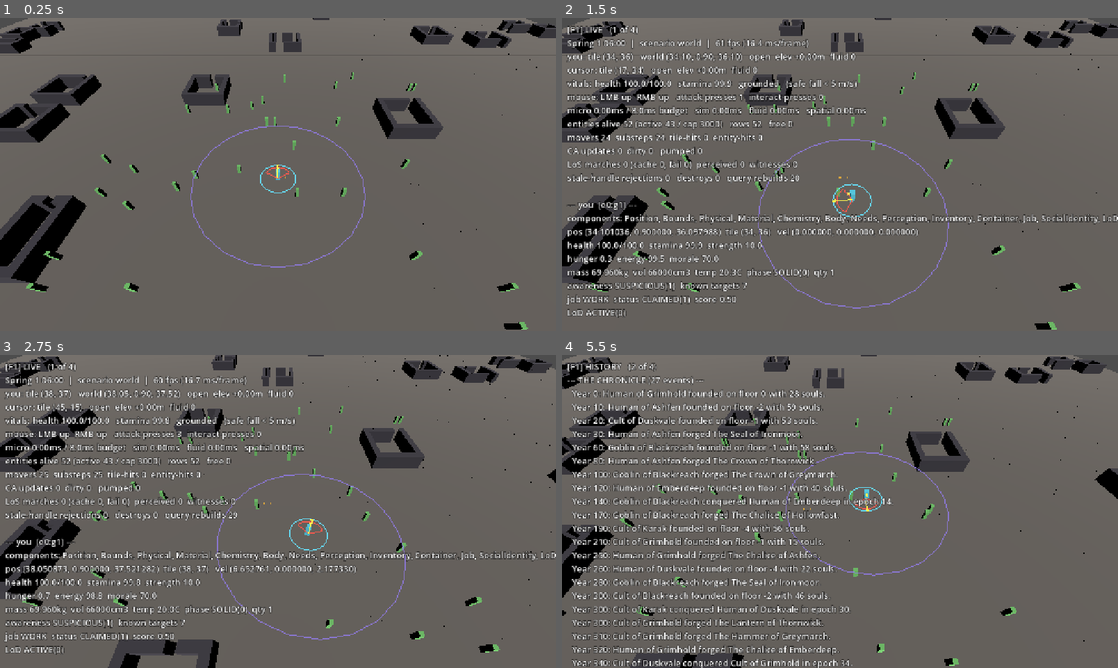
Above: before the commit, frames 1-4 (two rows, left to right).
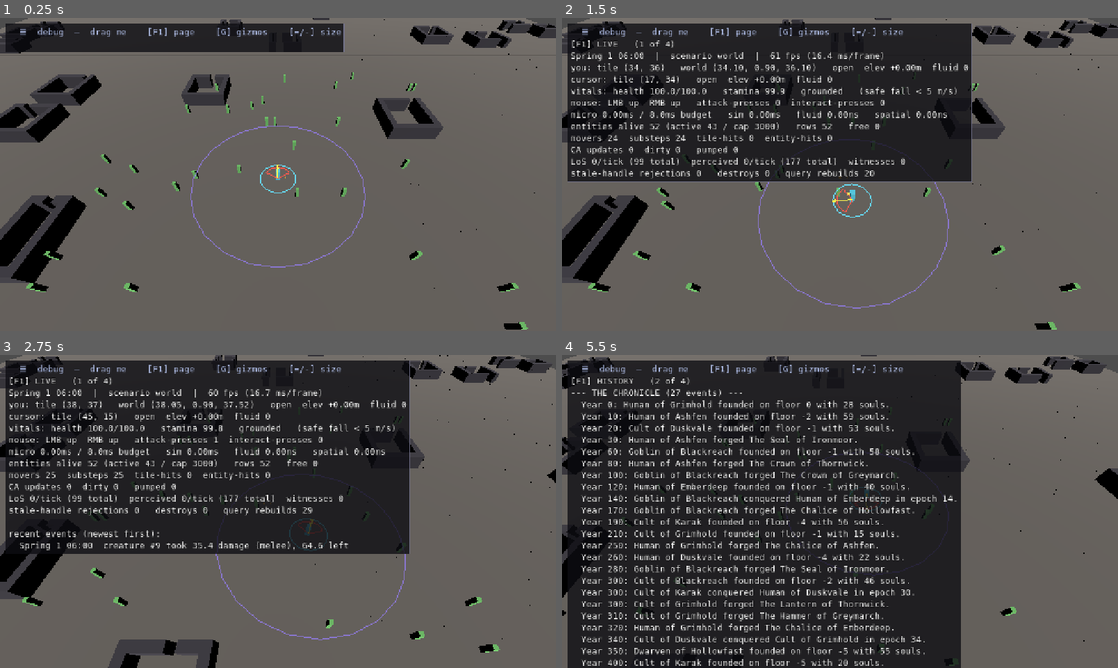
Above: after the commit, the same moments.

Repository: earchibald/ambition
Game: Godot game, scene res://viewer/Main.tscn
Same seed, same stepped clock (60 frames per second), same inputs: the game is played once before the commit and once after it.
Inputs (mouse positions are in pixels of both pictures, inside the frame that each line leads up to):
- Up to frame 1 (0.25 s): no input
- Up to frame 2 (1.5 s): tap Enter at 0.5 s; move the mouse to (962, 158) at 0.52 s; hold D (move_right) 0.53-1.25 s; click (962, 158) at 0.6 s; tap Tab (inspect) at 0.8 s; drag from (728, 190) to (812, 237) at 1.27 s
- Up to frame 3 (2.75 s): move the mouse to (333, 442) at 2.02 s; hold D (move_right) from 2.03 s (still down); tap E (interact) at 2.1 s; click (333, 442) at 2.3 s
- Up to frame 4 (5.5 s): release D (move_right) at 2.75 s; drag from (812, 574) to (673, 464) at 2.77 s; move the mouse to (1006, 558) at 3.52 s; hold A (move_left) 3.53-4.25 s; right-click (1006, 558) at 3.6 s; click (1006, 558) at 3.67 s; tap E (interact) at 3.8, 5.1 s; tap F1 (cycle_debug_page) at 4.15 s; drag from (673, 464) to (756, 433) at 4.27 s; move the mouse to (867, 511) at 5.02 s; hold S (move_back) from 5.03 s (still down); click (867, 511) at 5.17 s; tap Tab (inspect) at 5.3 s

The runs differ from the first frame. In frame 1, 5.2% of the frame differs, in the area x 1-62%, y 1-11%; in frame 2, 38%; in frame 3, 45%; in frame 4, 64%, in the area x 1-72%, y 1-100%.

Commit message:
Draggable monospace debug panel, bigger window, and honest perception counters
FOUR THINGS, all reported from play.

THE WINDOW WAS A POSTAGE STAMP on a high-DPI laptop. The window now opens at
1728x972 while 1280x720 stays the layout reference `canvas_items` scales
against, so the design basis is unchanged and the window is simply bigger.

THE MAP WAS RAGGED because the overlay used a proportional font. A map is a grid
of characters; in a proportional font the columns do not line up and it stops
being a map. The panel now requests a system monospace by name, so it does not
depend on a font asset shipping with the project.

That exposed a second, smaller cause: row labels were "y=-4" and "y=0", and that
single minus sign raggeds the right-hand edge on its own. Padded, and a test now
asserts every map row is the same character width — the property, not the font.

THE OVERLAY IS NOW A DRAGGABLE, NON-MODAL PANEL. It used to be text painted on
the top-left corner with no way to move it off whatever you were trying to look
at, and a click on it went straight through and swung a weapon. Grab the header
to move it; clicks on the panel belong to the panel.

The input bridge POLLS `Input.is_action_just_pressed` rather than consuming
events, so marking an event handled does not reach it — it asks `wants_mouse()`
instead. Dragging is handled in `_input` rather than `_gui_input` because the
pointer routinely leaves the header mid-drag, and a Control stops receiving
`_gui_input` the moment it does.

FRAME RATE now heads the panel, as asked.

PERCEPTION WAS NEVER BROKEN — the display was lying. The counters reset every
tick and awareness tiering means most ticks do no work, so the overlay showed
"LoS marches 0, perceived 0" while the system was working perfectly: a probe
found 185 sight checks, 101 LoS marches and awareness correctly at SUSPICIOUS.
Cumulative totals are now shown beside the per-tick figures. A working system
that reads as broken costs more play-testing time than a broken one, because
nobody investigates a number that looks fine.

AND A REAL ORDERING BUG the panel work uncovered: Godot readies CHILDREN before
their parent, so `DebugOverlay._ready` ran before `Main._ready` initialised
DebugFlags. Every flag the overlay read was a default — a font size set in
debug_config.json silently never applied. The overlay now initialises the flags
itself, which is idempotent and removes the ordering dependency entirely.

Verified: gdlint clean, 26 scripts / 332 tests / 332 passing, boot sentinel
present, and both the panel and the aligned map inspected in rendered frames.

Co-Authored-By: Claude Opus 5 <noreply@anthropic.com>
Claude-Session: https://claude.ai/code/session_01ABZxAY4TbKpt8SS9ENxdQ3

Diff:
--- a/ecs/data_models/debug_flags.gd
+++ b/ecs/data_models/debug_flags.gd
@@ -37,6 +37,9 @@
 ## scope doc budgets at under 2 seconds, kept reachable because it is the loop paid ~50 times
 ## a day while iterating on movement and combat.
 static var boot_scenario: StringName = &"world"
+## Overlay page index the game opens on. Only useful for capturing a specific page in a headless
+## render; the default is the live counters.
+static var boot_overlay_page: int = 0
 
 static var _loaded: bool = false
 
@@ -83,6 +86,7 @@
 	trace_capacity = int(parsed.get("trace_capacity", trace_capacity))
 	gizmos_enabled = bool(parsed.get("gizmos_enabled", gizmos_enabled))
 	boot_scenario = StringName(parsed.get("boot_scenario", String(boot_scenario)))
+	boot_overlay_page = int(parsed.get("boot_overlay_page", boot_overlay_page))
 	overlay_font_size = clampi(
 		int(parsed.get("overlay_font_size", overlay_font_size)),
 		MIN_OVERLAY_FONT_SIZE,
@@ -101,6 +105,7 @@
 		"overlay_font_size": overlay_font_size,
 		"gizmos_enabled": gizmos_enabled,
 		"boot_scenario": String(boot_scenario),
+		"boot_overlay_page": boot_overlay_page,
 	}
 
 
--- a/ecs/systems/perception_system.gd
+++ b/ecs/systems/perception_system.gd
@@ -19,6 +19,16 @@
 const MAX_LISTENERS_PER_EVENT: int = 16
 
 # --- Observability ---
+## CUMULATIVE totals, never reset.
+##
+## The per-tick counters below are zeroed every `run`, and awareness tiering means most ticks do
+## no work at all — so the overlay routinely showed "LoS marches 0, perceived 0" while perception
+## was functioning perfectly. A working system that reads as broken costs more play-testing time
+## than a broken one, because nobody investigates a number that looks fine.
+var total_sight_checks: int = 0
+var total_los_marches: int = 0
+var total_perceived: int = 0
+
 var sight_checks: int = 0
 var los_marches: int = 0
 var los_cache_hits: int = 0
@@ -89,6 +99,7 @@
 	for i in limit:
 		var other: int = ordered[i][1]
 		sight_checks += 1
+		total_sight_checks += 1
 		var target_pos: Vector3 = ECSManager.position_of(other)
 
 		# Cheap rejects before the expensive march.
@@ -104,6 +115,7 @@
 			continue
 		perception.note_target(ECSManager.handle_of(other), target_pos)
 		targets_perceived += 1
+		total_perceived += 1
 		if perception.awareness_state == ECSEnums.AwarenessState.UNAWARE:
 			perception.awareness_state = ECSEnums.AwarenessState.SUSPICIOUS
 
@@ -119,6 +131,7 @@
 		los_cache_hits += 1
 		return _los_cache[key]
 	los_marches += 1
+	total_los_marches += 1
 	var visible: bool = GridDDA.has_line_of_sight(from, to, chunk)
 	_los_cache[key] = visible
 	return visible
@@ -266,6 +279,9 @@
 func counters() -> Dictionary:
 	return {
 		"sight_checks": sight_checks,
+		"total_sight_checks": total_sight_checks,
+		"total_los_marches": total_los_marches,
+		"total_perceived": total_perceived,
 		"los_marches": los_marches,
 		"los_cache_hits": los_cache_hits,
 		"los_failures": los_failures,
--- a/project.godot
+++ b/project.godot
@@ -35,6 +35,11 @@
 ; reference resolution below; 3D still renders at native resolution.
 window/size/viewport_width=1280
 window/size/viewport_height=720
+; The WINDOW is bigger than the design reference. 1280x720 stays the layout basis that
+; `canvas_items` scales against, while the actual window opens at 1728x972 — a 1280x720 window on
+; a high-DPI laptop is a postage stamp.
+window/size/window_width_override=1728
+window/size/window_height_override=972
 window/stretch/mode="canvas_items"
 window/stretch/aspect="expand"
 
--- a/tests/test_world_inspector.gd
+++ b/tests/test_world_inspector.gd
@@ -110,3 +110,38 @@
 ## The pages must be reachable, or the whole inspector is as invisible as what it inspects.
 func test_the_page_cycle_key_is_mapped() -> void:
 	assert_true(InputMap.has_action(&"cycle_debug_page"), "F1 cycles the overlay pages")
+
+
+## MONOSPACE IS NOT COSMETIC. The map is a grid of characters; in a proportional font its columns
+## do not line up and it stops being a map. Every row must therefore be the same width.
+func test_the_map_rows_are_all_the_same_width() -> void:
+	var rows: Array[String] = []
+	for line in WorldInspector.map_text().split("\n"):
+		if line.contains("y="):
+			rows.append(line)
+	assert_gt(rows.size(), 1, "the map has rows")
+	for line in rows:
+		assert_eq(
+			line.length(), rows[0].length(), "every map row is the same character width"
+		)
+
+
+## The panel reads DebugFlags in `_ready`, and Godot readies CHILDREN BEFORE their parent — so it
+## used to run before `Main._ready` initialised them. Every flag read a default, and a font size
+## set in debug_config.json silently never applied.
+func test_the_overlay_initialises_flags_itself() -> void:
+	var overlay: DebugOverlay = DebugOverlay.new()
+	add_child_autofree(overlay)
+	assert_gte(
+		DebugFlags.overlay_font_size,
+		DebugFlags.MIN_OVERLAY_FONT_SIZE,
+		"flags are loaded by the time the panel is built"
+	)
+
+
+## Clicking the panel must not swing a weapon at whatever is behind it.
+func test_the_panel_claims_the_mouse_when_the_pointer_is_over_it() -> void:
+	var overlay: DebugOverlay = DebugOverlay.new()
+	add_child_autofree(overlay)
+	overlay.visible = false
+	assert_false(overlay.wants_mouse(), "a hidden panel never claims input")
--- a/ui/debug/debug_overlay.gd
+++ b/ui/debug/debug_overlay.gd
@@ -21,7 +21,11 @@
 ## How many outcome events the feed keeps. Enough to see a fight, short enough to read.
 const FEED_CAPACITY: int = 8
 
+var _panel: PanelContainer = null
+var _header: Label = null
 var _label: Label = null
+var _dragging: bool = false
+var _drag_offset: Vector2 = Vector2.ZERO
 var _selected_row: int = -1
 var _accumulator: float = 0.0
 var _feed: Array[String] = []
@@ -32,14 +36,13 @@
 
 
 func _ready() -> void:
-	_label = Label.new()
-	_label.position = Vector2(12, 12)
-	# Dark outline: the overlay is drawn over a mid-grey stone floor, and unoutlined light text
-	# on it is barely readable regardless of size.
-	_label.add_theme_color_override("font_outline_color", Color(0, 0, 0, 0.85))
-	_label.add_theme_constant_override("outline_size", 6)
-	_apply_font_size()
-	add_child(_label)
+	# Godot readies CHILDREN before their parent, so this runs before `Main._ready` — which is
+	# where DebugFlags was being initialised. Every flag read below was therefore reading a
+	# default, and a font size set in `debug_config.json` silently never applied. `initialize`
+	# is idempotent, so asking here costs nothing and removes the ordering dependency.
+	DebugFlags.initialize()
+	_build_panel()
+	_page = clampi(DebugFlags.boot_overlay_page, 0, Page.size() - 1) as Page
 	visible = DebugFlags.tick_counters_enabled
 
 	# Listen only. The overlay never writes ECS state (Prime Directive / invariants §2).
@@ -51,6 +54,81 @@
 	ECSEvents.faction_decided.connect(_on_faction_decided)
 
 
+## A DRAGGABLE, NON-MODAL panel rather than text painted on the screen.
+##
+## Two problems with the bare label it replaces. It sat over the top-left corner of the world
+## permanently, and there was no way to move it off whatever you were trying to look at. And a
+## click anywhere — including on the text — went straight through to the game and swung a weapon.
+##
+## MONOSPACE IS NOT COSMETIC. The `F1` map is a grid of characters, and in a proportional font the
+## columns do not line up, so the map is unreadable as a map. Every other page benefits too:
+## numbers that change each frame stop jittering sideways.
+func _build_panel() -> void:
+	_panel = PanelContainer.new()
+	_panel.position = Vector2(12, 12)
+	# STOP, deliberately: a click on the panel belongs to the panel. Without it, reading the
+	# overlay means attacking whatever is behind it.
+	_panel.mouse_filter = Control.MOUSE_FILTER_STOP
+	var style := StyleBoxFlat.new()
+	style.bg_color = Color(0.05, 0.05, 0.07, 0.78)
+	style.border_color = Color(0.45, 0.45, 0.55, 0.9)
+	style.set_border_width_all(1)
+	style.set_content_margin_all(8)
+	_panel.add_theme_stylebox_override("panel", style)
+	add_child(_panel)
+
+	var column := VBoxContainer.new()
+	_panel.add_child(column)
+
+	_header = Label.new()
+	_header.text = "  ☰  debug  —  drag me    [F1] page    [G] gizmos    [=/-] size"
+	_header.mouse_filter = Control.MOUSE_FILTER_STOP
+	_header.add_theme_color_override("font_color", Color(0.72, 0.78, 0.95))
+	column.add_child(_header)
+
+	_label = Label.new()
+	_label.mouse_filter = Control.MOUSE_FILTER_IGNORE
+	# The panel supplies contrast now, but the outline is kept: the panel is translucent so busy
+	# terrain still shows through behind the text.
+	_label.add_theme_color_override("font_outline_color", Color(0, 0, 0, 0.85))
+	_label.add_theme_constant_override("outline_size", 4)
+	column.add_child(_label)
+	_apply_font_size()
+
+
+## True while the pointer is over the panel, so gameplay input can ignore that click.
+##
+## The input bridge POLLS `Input.is_action_just_pressed` rather than consuming events, so marking
+## an event handled does not reach it. It has to ask.
+func wants_mouse() -> bool:
+	if not visible or _panel == null:
+		return false
+	return _panel.get_global_rect().has_point(_panel.get_global_mouse_position())
+
+
+## Dragging is handled here rather than on the header, because the pointer routinely leaves the
+## header's rect mid-drag and a Control only receives `_gui_input` while the pointer is inside it.
+func _input(event: InputEvent) -> void:
+	if not visible or _panel == null:
+		return
+	if event is InputEventMouseButton:
+		var button: InputEventMouseButton = event
+		if button.button_index != MOUSE_BUTTON_LEFT:
+			return
+		if button.pressed and _header.get_global_rect().has_point(button.position):
+			_dragging = true
+			_drag_offset = _panel.position - button.position
+			get_viewport().set_input_as_handled()
+		elif not button.pressed:
+			_dragging = false
+	elif event is InputEventMouseMotion and _dragging:
+		var motion: InputEventMouseMotion = event
+		# Clamped so the panel can never be dragged entirely off-screen and stranded.
+		var limit: Vector2 = get_viewport().get_visible_rect().size - Vector2(60, 24)
+		_panel.position = (motion.position + _drag_offset).clamp(Vector2.ZERO, limit)
+		get_viewport().set_input_as_handled()
+
+
 ## Text size is adjustable at runtime, because "edit a JSON file in the user data directory and
 ## restart" is not a real answer to "I cannot read this".
 func _unhandled_input(event: InputEvent) -> void:
@@ -85,10 +163,21 @@
 	get_viewport().set_input_as_handled()
 
 
+## MONOSPACE. The `F1` map is a grid of characters and a proportional font shreds its columns,
+## which is what made the map "very poorly rendered and not aligned". A system monospace font is
+## requested by name so the panel does not depend on a font asset being present.
 func _apply_font_size() -> void:
 	if _label == null:
 		return
+	var mono := SystemFont.new()
+	mono.font_names = PackedStringArray(
+		["JetBrains Mono", "SF Mono", "Menlo", "DejaVu Sans Mono", "Consolas", "monospace"]
+	)
+	_label.add_theme_font_override("font", mono)
 	_label.add_theme_font_size_override("font_size", DebugFlags.overlay_font_size)
+	if _header != null:
+		_header.add_theme_font_override("font", mono)
+		_header.add_theme_font_size_override("font_size", DebugFlags.overlay_font_size)
 
 
 func _process(delta: float) -> void:
@@ -168,11 +257,11 @@
 		]
 	)
 	lines.append(
-		"LoS marches %d (cache %d, fail %d)  perceived %d  witnesses %d" % [
+		"LoS %d/tick (%d total)  perceived %d/tick (%d total)  witnesses %d" % [
 			counters.get("los_marches", 0),
-			counters.get("los_cache_hits", 0),
-			counters.get("los_failures", 0),
+			counters.get("total_los_marches", 0),
 			counters.get("targets_perceived", 0),
+			counters.get("total_perceived", 0),
 			counters.get("witness_events", 0),
 		]
 	)
--- a/ui/debug/world_inspector.gd
+++ b/ui/debug/world_inspector.gd
@@ -90,7 +90,9 @@
 		var cells: Array[String] = []
 		for x in range(centre.x - MAP_RADIUS_CHUNKS, centre.x + MAP_RADIUS_CHUNKS + 1):
 			cells.append(_cell(Vector3i(x, y, centre.z), centre, anchors))
-		cells.append("   y=%d" % y)
+		# WIDTH-PADDED. "y=-4" is one character wider than "y=0", and that single minus sign is
+			# enough to ragged the right-hand edge of the whole map.
+			cells.append("   y=%3d" % y)
 		lines.append("  " + " ".join(cells))
 	lines.append("")
 	lines.append("  @ you    A active    s simulated    . generated    - not generated yet")
--- a/viewer/player_input_bridge.gd
+++ b/viewer/player_input_bridge.gd
@@ -58,11 +58,15 @@
 	ECSManager.push_intent(row, ActionIntent.create(ActionIntent.MOVE, EH.INVALID, direction))
 	intents_pushed += 1
 
-	if Input.is_action_just_pressed(&"attack"):
+	# A click on the debug panel belongs to the panel. The bridge POLLS rather than consuming
+	# events, so it has to ask rather than relying on the event being marked handled.
+	var ui_has_mouse: bool = _overlay != null and _overlay.wants_mouse()
+
+	if not ui_has_mouse and Input.is_action_just_pressed(&"attack"):
 		_push_attack(row, last_aim)
-	if Input.is_action_just_pressed(&"interact"):
+	if not ui_has_mouse and Input.is_action_just_pressed(&"interact"):
 		_push_interact(row)
-	if Input.is_action_just_pressed(&"inspect"):
+	if not ui_has_mouse and Input.is_action_just_pressed(&"inspect"):
 		_select_under_cursor()
 	if Input.is_action_just_pressed(&"debug_hurt"):
 		_debug_hurt(row)
Not shown, changed: RUNNING.md
